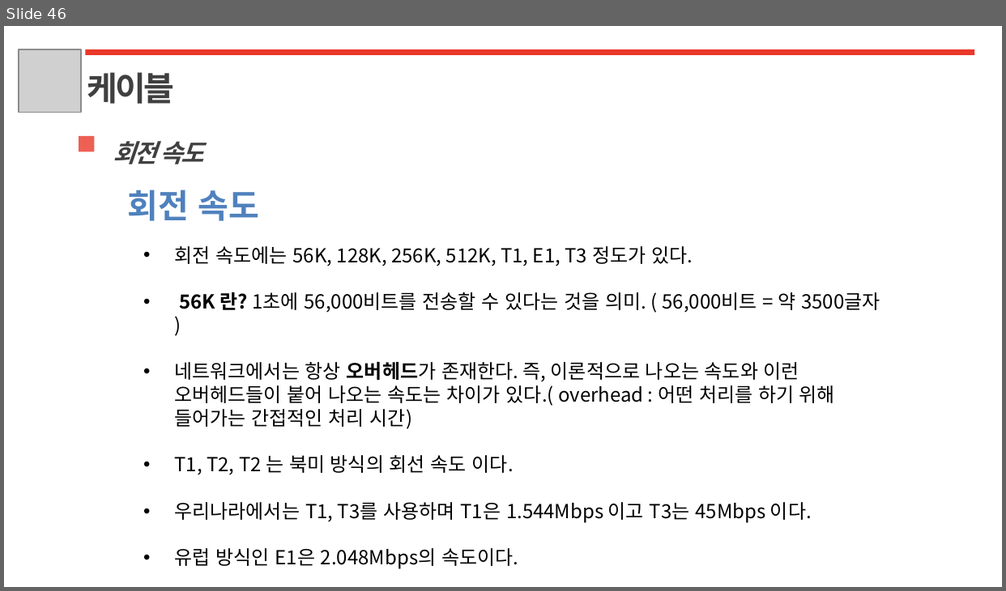
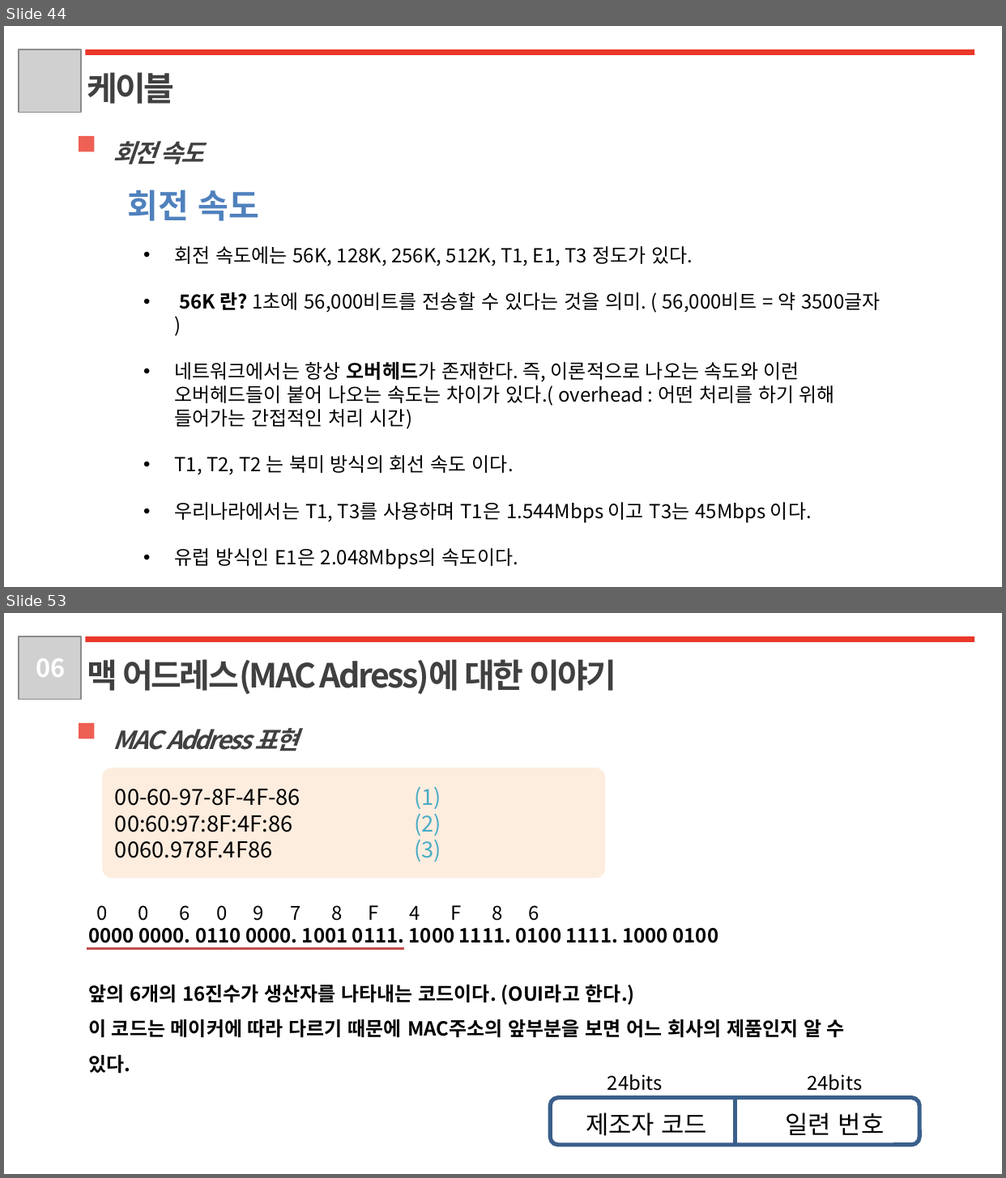
Before and after one commit to LeeSM0518/TIL, a slide deck: Network/Network_1week.pptx. Shown one above the other, each under a label of ours: slide 46 before the commit, slides 44 and 53 after it; the slides between them are not shown. The pictures are 1006x591 and 1006x1178 pixels, drawn with LibreOffice and Linux fonts; fonts in the diff are those of the drawing; grey boxes stand for pictures. Boxes give left, top, right and bottom in pixels: in the first picture for what was removed or moved away, otherwise in the second. Text is boxed around its words. In the diff, an @@ line names an element or a change of style, - is before the commit and + after.

```diff
--- a/Network/Network_1week.pptx
+++ b/Network/Network_1week.pptx
@@ slide 53 added at <box>4,613,1002,1174</box>, background #FFFFFF @@
@@ picture added at <box>19,637,82,700</box> @@
@@ text added at <box>36,658,65,677</box>, 18 pt, text #FFFFFF, bold @@
+06
@@ rectangle added at <box>85,637,974,643</box>, fill #EA382A @@
@@ text added at <box>87,659,616,694</box>, 24 pt, text #404040, bold @@
+맥 어드레스(MAC Adress)에 대한 이야기
@@ rectangle added at <box>79,723,95,739</box>, fill #EE5F54 @@
@@ text added at <box>113,728,299,752</box>, 18 pt, text #404040, bold, italic @@
+MAC Address 표현
@@ rounded rectangle added at <box>102,768,605,877</box>, fill #F79646 at 17% opacity, 16 pt, text #000000 @@
+00-60-97-8F-4F-86 (1)
+00:60:97:8F:4F:86 (2)
+0060.978F.4F86 (3)
@@ text added at <box>88,905,845,1073</box>, 14 pt, text #000000, bold @@
+0 0 6 0 9 7 8 F 4 F 8 6
+0000 0000. 0110 0000. 1001 0111. 1000 1111. 0100 1111. 1000 0100
+앞의 6개의 16진수가 생산자를 나타내는 코드이다. (OUI라고 한다.)
+이 코드는 메이커에 따라 다르기 때문에 MAC주소의 앞부분을 보면 어느 회사의 제품인지 알 수 있다.
@@ line added from (87, 948) to (404, 948), #C0504D 2 pt @@
@@ rounded rectangle added at <box>550,1098,919,1145</box>, outline #3A5F8C 3 pt @@
@@ text added at <box>586,1075,884,1136</box>, 14 pt, text #000000 @@
+24bits 24bits
+제조자 코드 일련 번호
@@ line added from (735, 1145) to (735, 1098), #3A5F8C 3 pt @@
@@ what was slide 46 is now slide 44 @@
```
Also in this commit, not shown: 30 other slides added, 2 slides removed, 4 other files.
